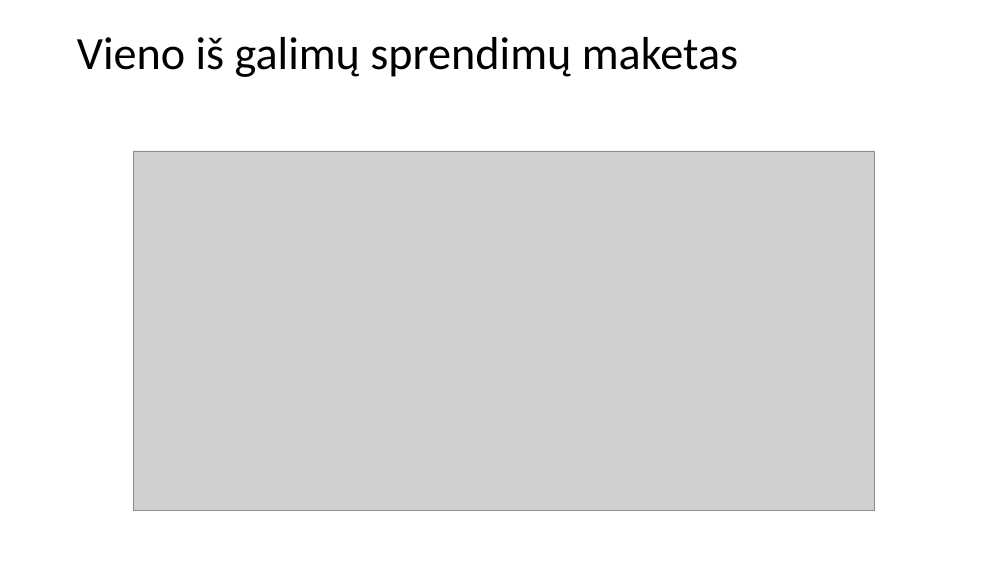
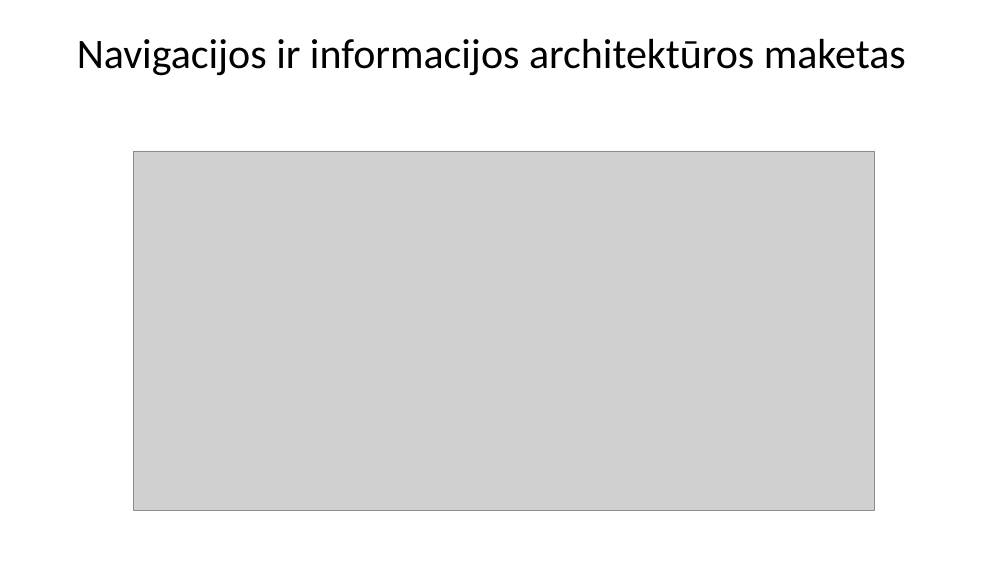
Before and after one commit to Steror/Projektinis-darbas, a slide deck: slide 3 of Atsiskaitymas/Projektinio pristatymas.pptx. Drawn at 1008x567 pixels with LibreOffice and Linux fonts; fonts in the diff are those of the drawing; grey boxes stand for pictures. Boxes give left, top, right and bottom in pixels: in the first picture for what was removed or moved away, otherwise in the second. Text is boxed around its words. In the diff, an @@ line names an element or a change of style, - is before the commit and + after.

```diff
--- a/Atsiskaitymas/Projektinio pristatymas.pptx
+++ b/Atsiskaitymas/Projektinio pristatymas.pptx
@@ title at (77,39,906,76): text changed; size 44 to 40 pt @@
-Vieno iš galimų sprendimų maketas
+Navigacijos ir informacijos architektūros maketas
```
Also in this commit, not shown: 6 other slides changed, 5 slides added, 1 slide removed, 1 other file.
